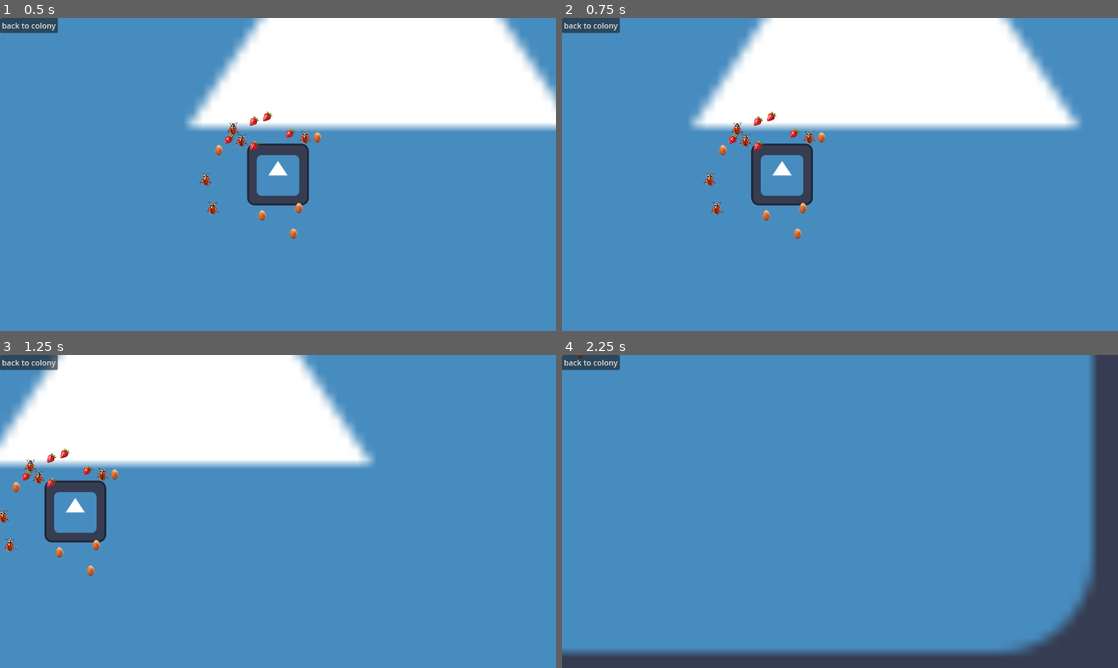
Above: before the commit, frames 1-4 (two rows, left to right).
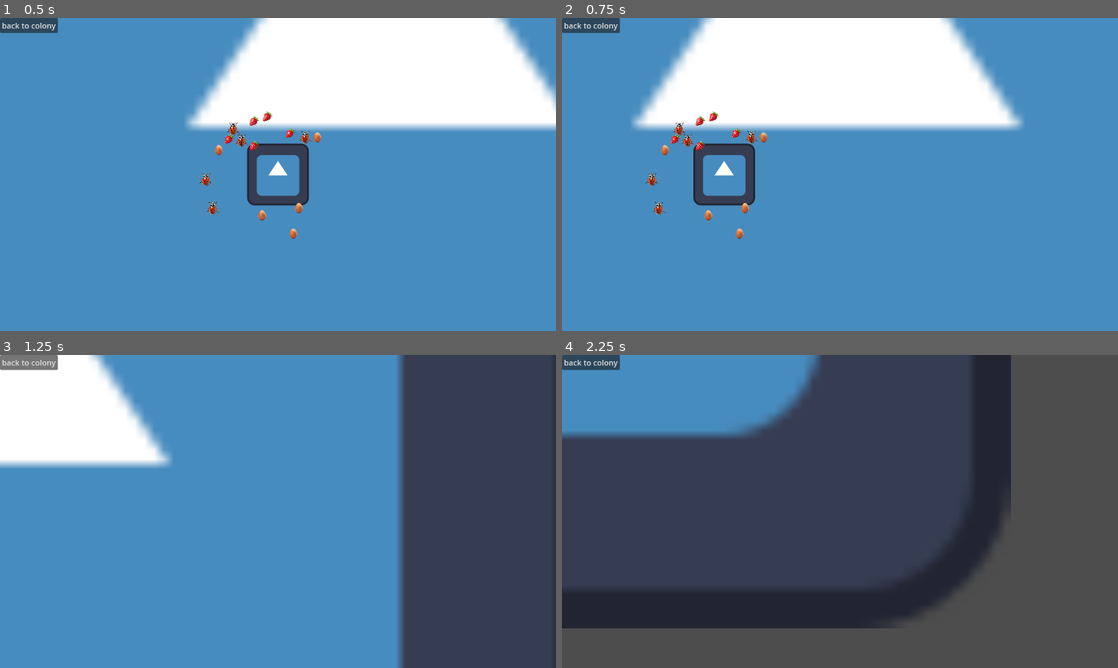
Above: after the commit, the same moments.

Repository: BongHead/GameJam2026
Game: Godot game, scene res://World.tscn
The game is run twice, just before and just after one commit, with the same random seed, the same clock (stepped at 60 frames per second) and the same inputs. The engine's default icon, where the game draws it, is replaced by a stand-in: a white triangle on a blue panel in a dark square.
Inputs (mouse positions are in pixels of both pictures, inside the frame that each line leads up to):
- Up to frame 1 (0.5 s): no input
- Up to frame 2 (0.75 s): tap Enter at 0.5 s; move the mouse to (962, 158) at 0.52 s; hold D (right) from 0.53 s (still down); click (962, 158) at 0.67 s
- Up to frame 3 (1.25 s): keep holding D (right)
- Up to frame 4 (2.25 s): move the mouse to (728, 527) at 1.27 s; release D (right) at 1.28 s; hold S (down) 1.28-2.03 s; move the mouse to (895, 442) at 2.02 s; hold D (right) from 2.03 s (still down)

Frame 1 is identical in both runs. In frame 2, 13% of the frame differs, in the area x 12-94%, y 0-71%; in frame 3, 46%; in frame 4, 81%, in the area x 0-96%, y 0-96%.

Commit message:
multiply camera by delta

Diff:
--- a/gamejam2026/Ennemy/cockroach_nest.tscn
+++ b/gamejam2026/Ennemy/cockroach_nest.tscn
@@ -1,6 +1,6 @@
 [gd_scene load_steps=3 format=3 uid="uid://xfh0h47vghrl"]
 
-[ext_resource type="Texture2D" uid="uid://csu5wflhlxllm" path="res://pngtree-wasp-nest-vespiary-png-image_10616799.png" id="1_m5rgh"]
+[ext_resource type="Texture2D" uid="uid://csu5wflhlxllm" path="res://Placeholders/pngtree-wasp-nest-vespiary-png-image_10616799.png" id="1_m5rgh"]
 
 [sub_resource type="CircleShape2D" id="CircleShape2D_gbmt3"]
 
--- a/gamejam2026/camera_2d.gd
+++ b/gamejam2026/camera_2d.gd
@@ -3,7 +3,7 @@
 # Called when the node enters the scene tree for the first time.
 func _ready() -> void:
 	pass
-var speed = 10
+var speed = 1200
 var _is_pressed = false
 var edge_margin = 50
 # Called every frame. 'delta' is the elapsed time since the previous frame.
@@ -24,7 +24,7 @@
 			direction.y = 1
 
 		direction += Input.get_vector("left", "right", "up", "down")
-		position += direction * speed
+		position += direction * speed * delta
 
 
 func _input(mouse_event:InputEvent)->void:
